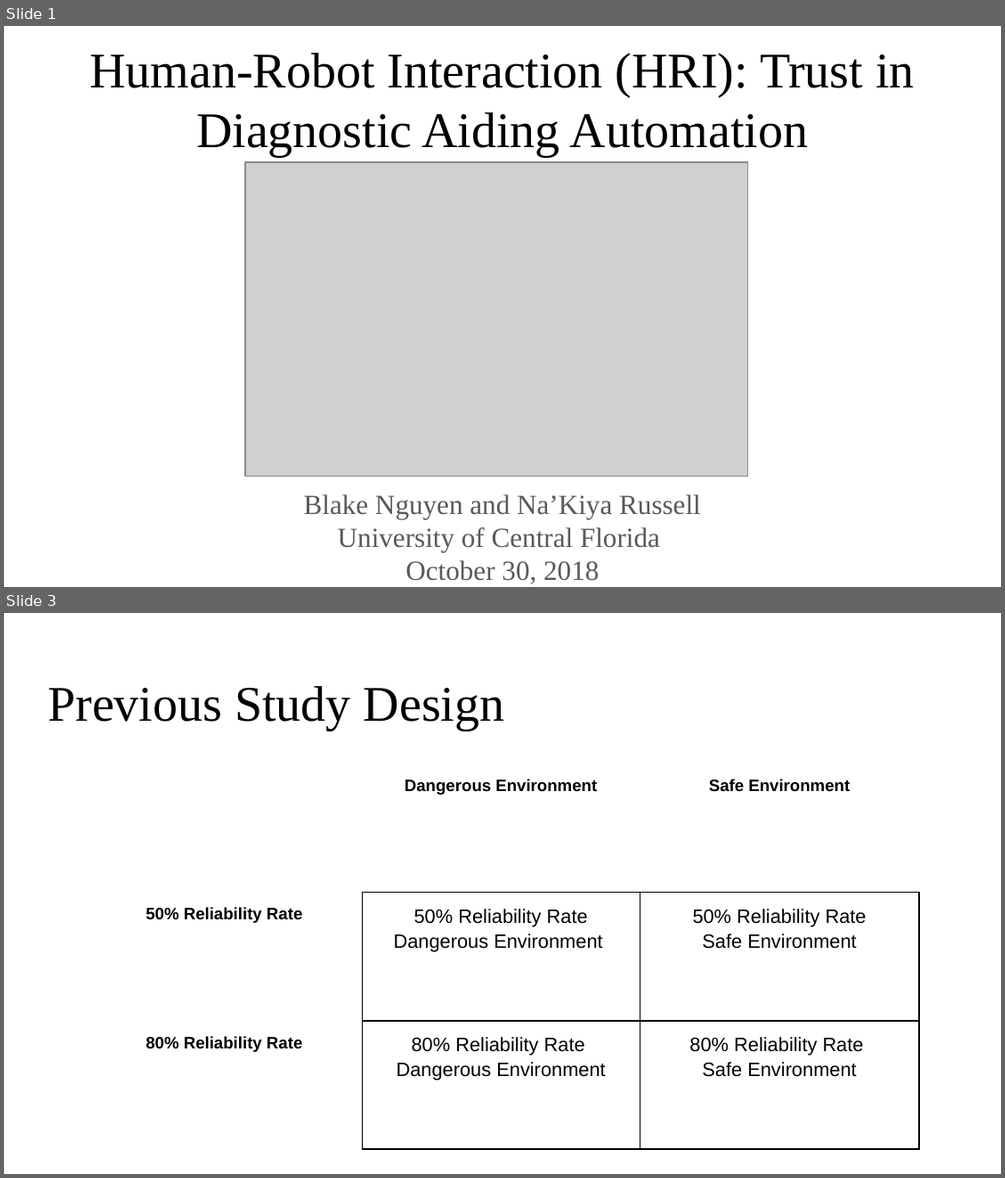
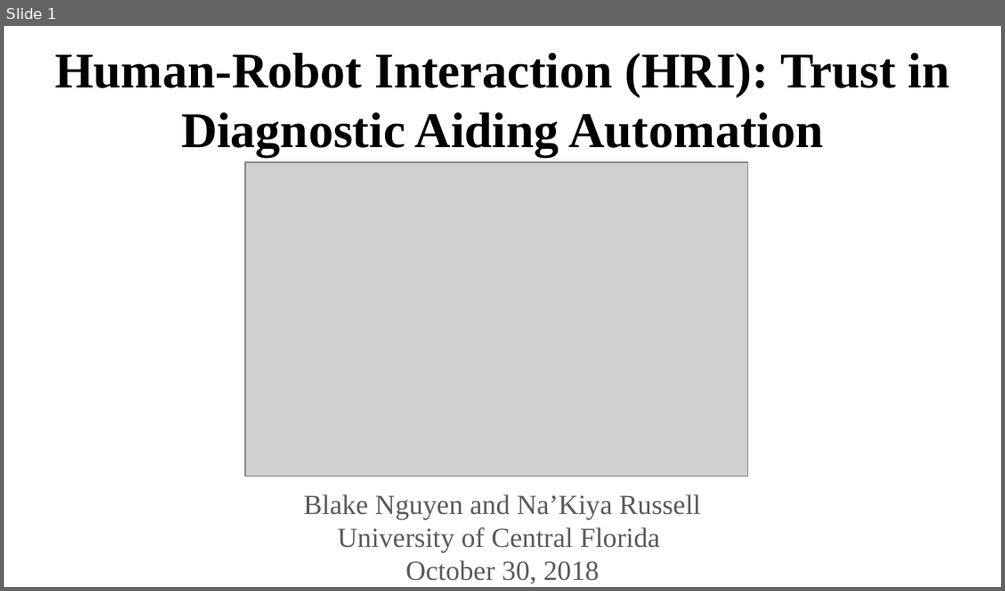
Before and after one commit to blakeanguyen/project_template, a slide deck: Final Project PowerPoint_110218BN.pptx. Shown one above the other, each under a label of ours: slides 1 and 3 before the commit, slide 1 after it; the slides between them are not shown. The pictures are 1005x1178 and 1005x591 pixels, drawn with LibreOffice and Linux fonts; fonts in the diff are those of the drawing; grey boxes stand for pictures. Boxes give left, top, right and bottom in pixels: in the first picture for what was removed or moved away, otherwise in the second. Text is boxed around its words. In the diff, an @@ line names an element or a change of style, - is before the commit and + after.

```diff
--- a/Final Project PowerPoint_110218BN.pptx
+++ b/Final Project PowerPoint_110218BN.pptx
@@ slide 3 removed at bbox=[4, 613, 1001, 1174], background #FFFFFF @@
@@ title removed at bbox=[48, 686, 505, 730] @@
-Previous Study Design
@@ table removed at bbox=[87, 763, 919, 1090], 3 rows, 3 columns @@
- | Dangerous Environment | Safe Environment
-50% Reliability Rate | 50% Reliability Rate / Dangerous Environment | 50% Reliability Rate / Safe Environment
-80% Reliability Rate | 80% Reliability Rate / Dangerous Environment | 80% Reliability Rate / Safe Environment
@@ slide 1 changed as well @@
@@ title "Human-Robot Interaction (HRI): Trust in ..." at bbox=[55, 53, 950, 157]: bold on @@
```
Also in this commit, not shown: 5 other slides changed, 11 slides added, 4 other slides removed.
